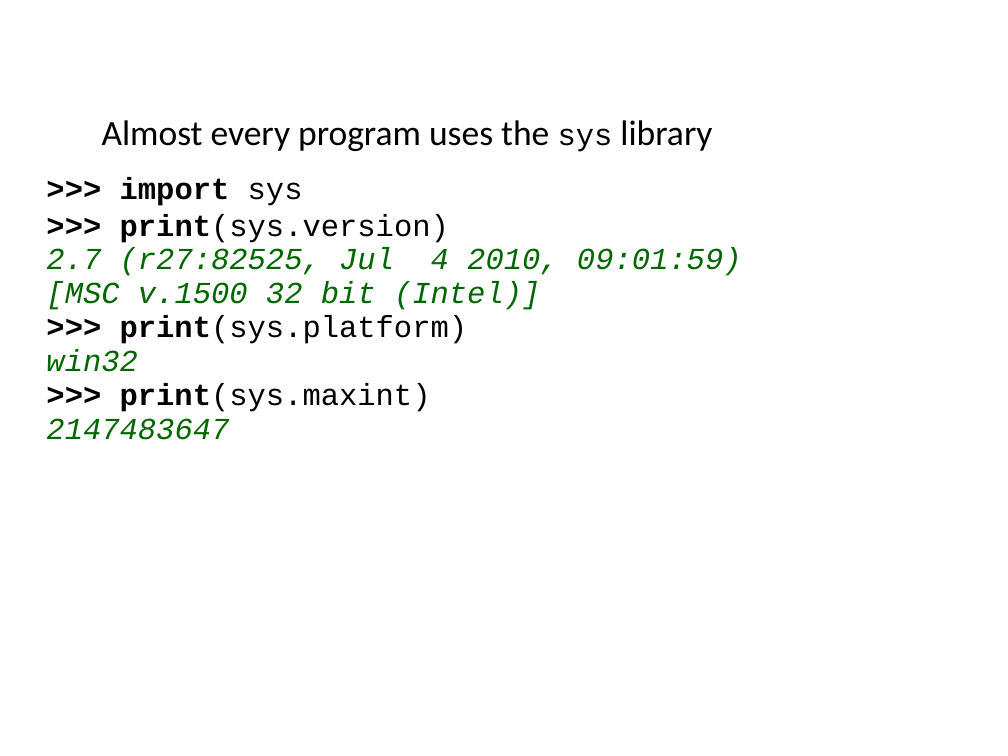
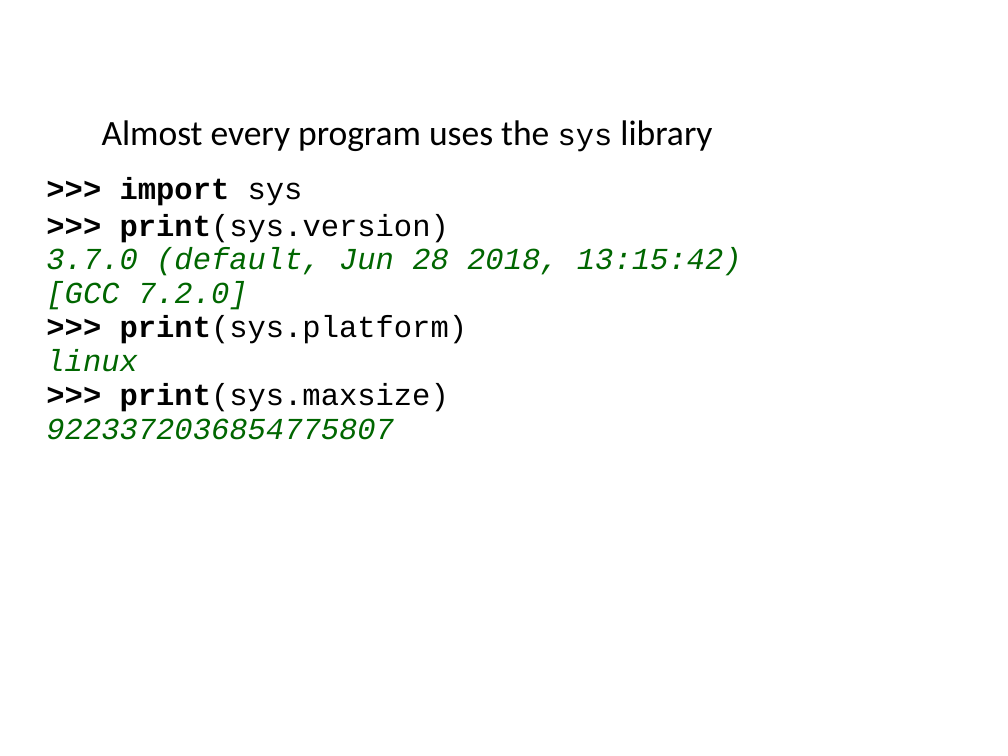
Before and after one commit to ncasuk/ncas-isc, a slide deck: slide 44 of python/presentations/learning_python/16_lib.pptx. Drawn at 1008x756 pixels with LibreOffice and Linux fonts; fonts in the diff are those of the drawing; background and template pictures are left out. Boxes give left, top, right and bottom in pixels: in the first picture for what was removed or moved away, otherwise in the second. Text is boxed around its words. In the diff, an @@ line names an element or a change of style, - is before the commit and + after.

```diff
--- a/python/presentations/learning_python/16_lib.pptx
+++ b/python/presentations/learning_python/16_lib.pptx
@@ text at [46,247,742,310]: text changed @@
-2.7 (r27:82525, Jul 4 2010, 09:01:59)
-[MSC v.1500 32 bit (Intel)]
+3.7.0 (default, Jun 28 2018, 13:15:42)
+[GCC 7.2.0]
@@ text at [46,349,449,440]: text changed; text colour #000000 to #006600; italic on @@
-win32
->>> print(sys.maxint)
-2147483647
+linux
+>>> print(sys.maxsize)
+9223372036854775807
```
Also in this commit, not shown: 4 other slides changed, 1 other file.
